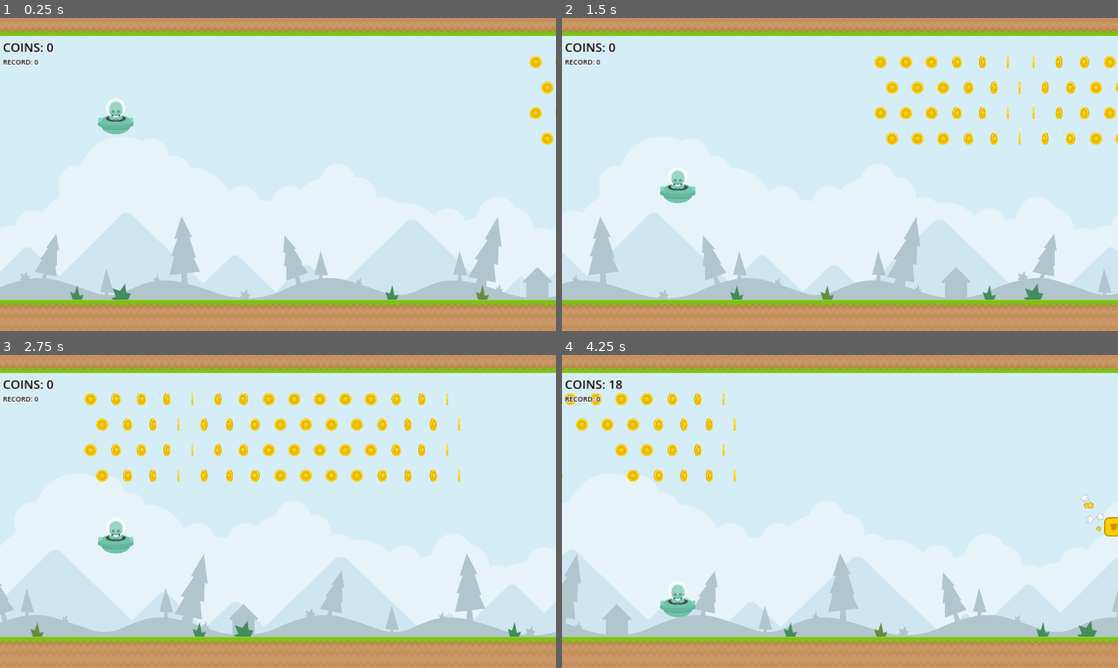
Above: before the commit, frames 1-4 (two rows, left to right).
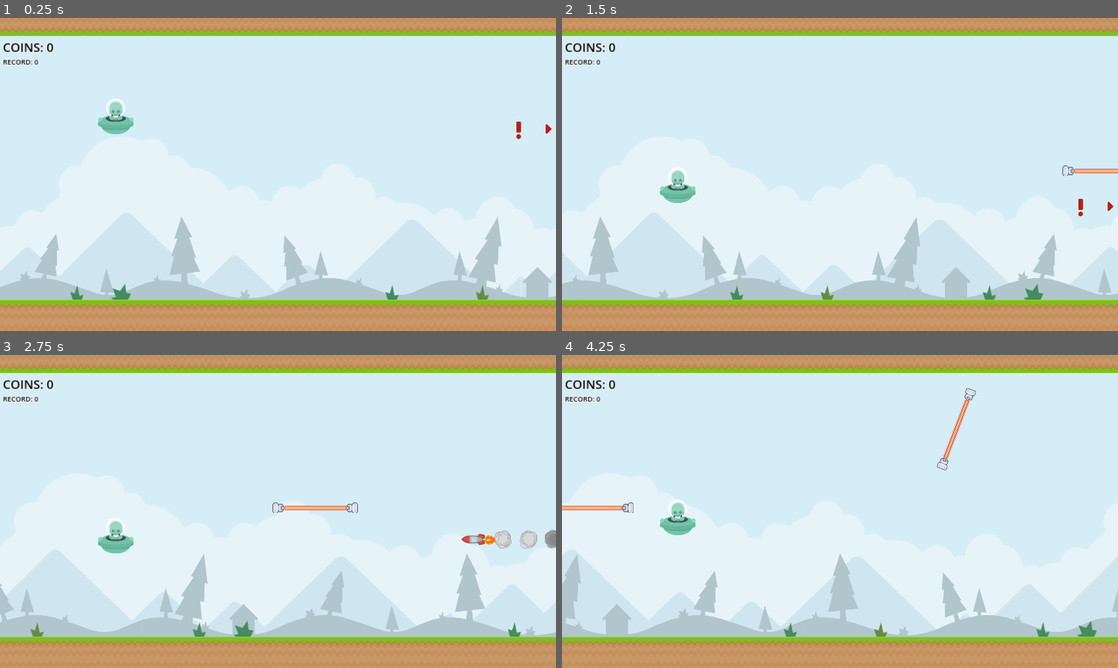
Above: after the commit, the same moments.

Repository: tumatihub/jetpack
Game: Godot game, scene res://levels/sandbox.tscn
Two runs of this game, one before a commit and one after it. Both use one fixed random seed, a clock stepped at 60 frames per second and the inputs below.
Inputs:
- Up to frame 1 (0.25 s): no input
- Up to frame 2 (1.5 s): hold Space (thrust) 0.53-1.28 s
- Up to frame 3 (2.75 s): hold Space (thrust) from 2.03 s (still down)
- Up to frame 4 (4.25 s): release Space (thrust) at 3.53 s

The runs differ from the first frame. In frame 1, 0.3% of the frame differs, in the area x 92-100%, y 12-41%; in frame 2, 2.2%; in frame 3, 3.9%, in the area x 15-100%, y 12-62%; in frame 4, 2.8%.

Commit message:
Separates item spawn logic

Diff:
--- a/entities/spawner/spawner.gd
+++ b/entities/spawner/spawner.gd
@@ -1,19 +1,39 @@
 class_name Spawner
 extends Node2D
 
+@export var _item_delay: float = 20
+@export var _item_delay_variation: float = 5
+@export var _item_chance: float = 0.5
+
 @export var _obstacles: Array[SpawnItem]
+@export var _items: Array[SpawnItem]
 @export var _timer: Timer
 
-func _ready() -> void:
-	_timer.timeout.connect(_on_timer_timeout)
-	spawn()
+var _item_cooldown: float
 
 func spawn() -> void:
-	var item := _obstacles.pick_random() as SpawnItem
+	var _spawn_item_list = _obstacles
+	if _item_cooldown <= 0:
+		if randf() < _item_chance:
+			_spawn_item_list = _items
+		_restart_cooldown()
+	var item := _spawn_item_list.pick_random() as SpawnItem
 	var instance := item.scene.instantiate() as Node2D
 	instance.global_position = item.possible_positions.pick_random()
 	add_child(instance)
 	_timer.start(item.time_before_next * GameManager.get_start_speed()/GameManager.get_speed())
 
+func _restart_cooldown() -> void:
+	_item_cooldown = randf_range(_item_delay - _item_delay_variation, _item_delay + _item_delay_variation)
+
+func _ready() -> void:
+	_timer.timeout.connect(_on_timer_timeout)
+	_restart_cooldown()
+	spawn()
+
+func _process(delta: float) -> void:
+	if _item_cooldown > 0:
+		_item_cooldown -= delta
+
 func _on_timer_timeout() -> void:
 	spawn()
--- a/entities/spawner/spawner.tscn
+++ b/entities/spawner/spawner.tscn
@@ -12,7 +12,8 @@
 
 [node name="Spawner" type="Node2D" node_paths=PackedStringArray("_timer")]
 script = ExtResource("1_omlbp")
-_obstacles = Array[ExtResource("2_l8ehh")]([ExtResource("3_opx8m"), ExtResource("4_c8vr8"), ExtResource("5_wb2om"), ExtResource("6_fkrqb"), ExtResource("7_4bpov"), ExtResource("8_ttwt4"), ExtResource("9_rkw4i")])
+_obstacles = Array[ExtResource("2_l8ehh")]([ExtResource("3_opx8m"), ExtResource("4_c8vr8"), ExtResource("5_wb2om"), ExtResource("6_fkrqb"), ExtResource("7_4bpov"), ExtResource("8_ttwt4")])
+_items = Array[ExtResource("2_l8ehh")]([ExtResource("9_rkw4i")])
 _timer = NodePath("Timer")
 
 [node name="Timer" type="Timer" parent="."]
